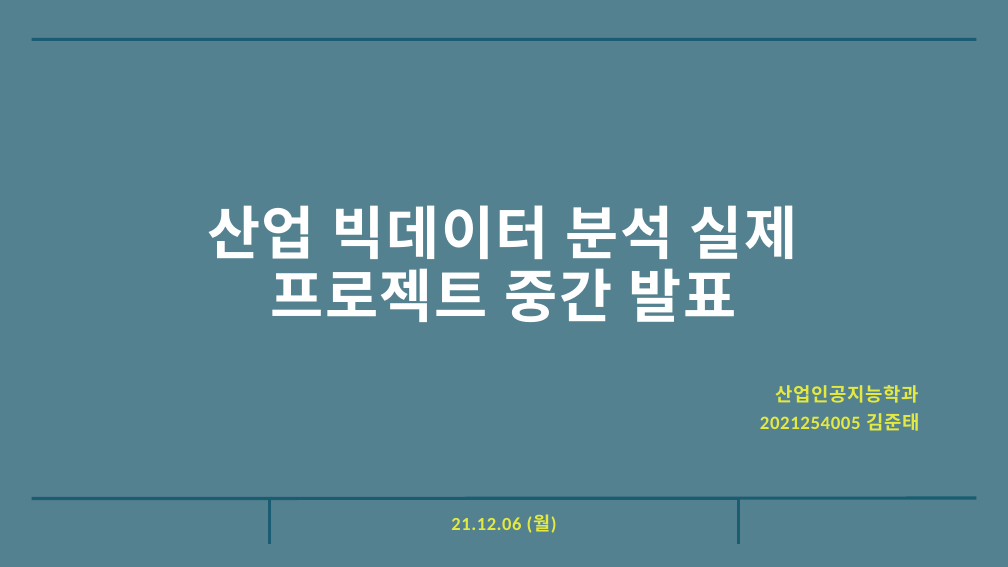
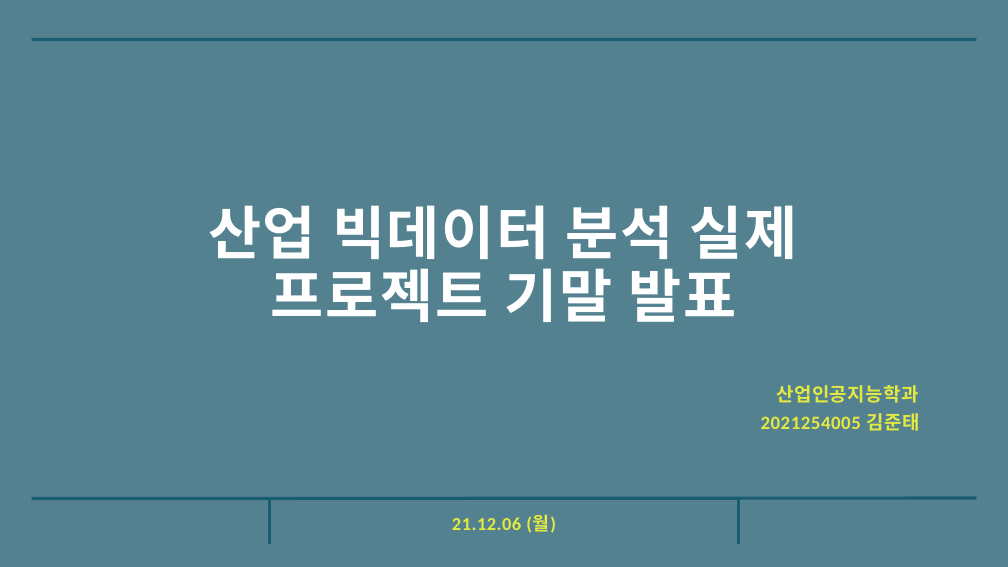
Before and after one commit to jun4879/cbnu_21_2_big_data, a slide deck: slide 1 of big_data_final_project/산업빅데이터분석실제_기말발표_2021254005_김준태.pptx. Drawn at 1008x567 pixels with LibreOffice and Linux fonts; fonts in the diff are those of the drawing. Boxes give left, top, right and bottom in pixels: in the first picture for what was removed or moved away, otherwise in the second. Text is boxed around its words. In the diff, an @@ line names an element or a change of style, - is before the commit and + after.

```diff
--- a/big_data_final_project/산업빅데이터분석실제_기말발표_2021254005_김준태.pptx
+++ b/big_data_final_project/산업빅데이터분석실제_기말발표_2021254005_김준태.pptx
@@ title at (208,205,798,322): text changed @@
-산업 빅데이터 분석 실제
-프로젝트 중간 발표
+산업 빅데이터 분석 실제
+프로젝트 기말 발표
@@ subtitle "21.12.06 (월)" at (452,515,556,533): size 35.3 to 35 pt, letter spacing 1.1 to 1 pt @@
```
Also in this commit, not shown: 9 other slides changed, 13 other files.
